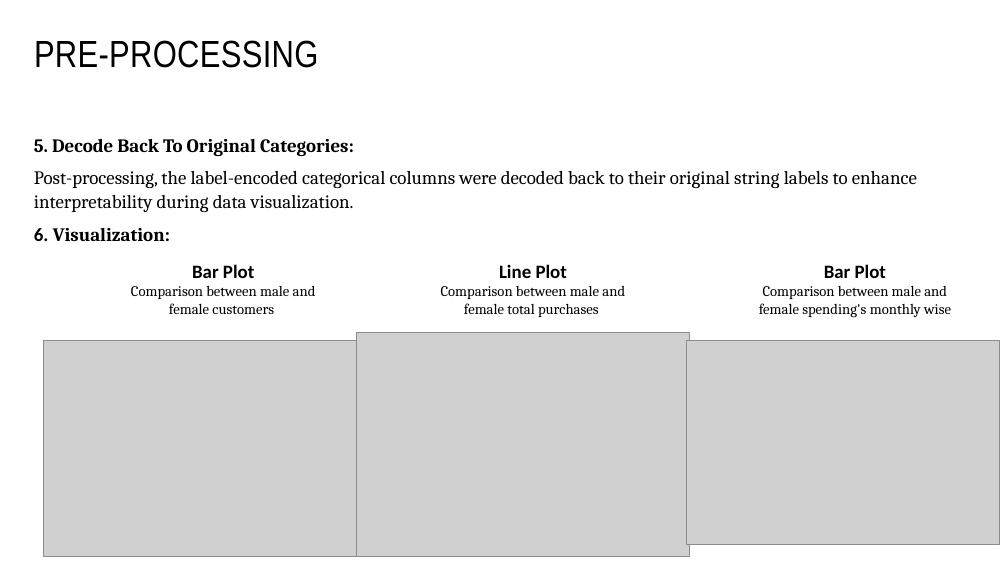
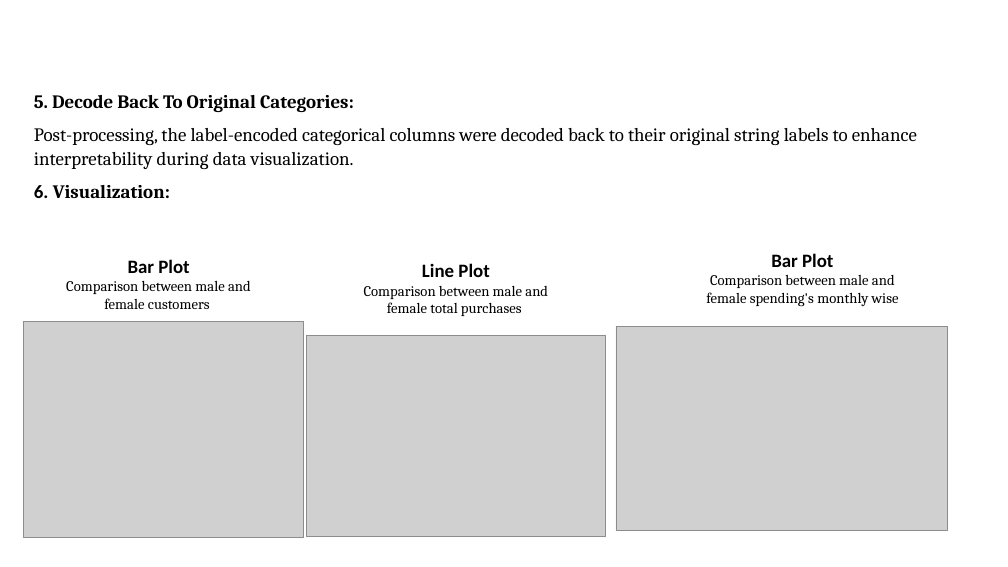
Before and after one commit to Becky139/Retail-Customer-Behavior-Analysis-using-Machine-Learning-Tableau, a slide deck: slide 7 of Team B Presentation.pptx. Drawn at 1008x567 pixels with LibreOffice and Linux fonts; fonts in the diff are those of the drawing; grey boxes stand for pictures; background and template pictures are left out. Boxes give left, top, right and bottom in pixels: in the first picture for what was removed or moved away, otherwise in the second. Text is boxed around its words. In the diff, an @@ line names an element or a change of style, - is before the commit and + after.

```diff
--- a/Team B Presentation.pptx
+++ b/Team B Presentation.pptx
@@ title "PRE-PROCESSING" at (34,128,158,145): text colour #000000 to #FFFFFF @@
@@ text "5. Decode Back To Original ...": place and size @@
-text "5. Decode Back To Original ..." at (34,139,917,241)
+text "5. Decode Back To Original ..." at (34,95,917,198)
@@ text "Bar Plot": place and size @@
-text "Bar Plot" at (131,264,316,314)
+text "Bar Plot" at (66,259,251,309)
@@ text "Line Plot": place and size @@
-text "Line Plot" at (441,264,625,317)
+text "Line Plot" at (364,263,548,316)
@@ text "Bar Plot": place and size @@
-text "Bar Plot" at (759,264,951,318)
+text "Bar Plot" at (706,253,899,307)
@@ picture: place and size @@
-picture at (44,341,356,557)
+picture at (23,321,304,538)
@@ picture: place and size @@
-picture at (687,341,1000,545)
+picture at (616,326,948,530)
@@ picture: place and size @@
-picture at (356,333,689,557)
+picture at (307,336,606,537)
```
Also in this commit, not shown: 3 other slides changed, 25 slides added.
